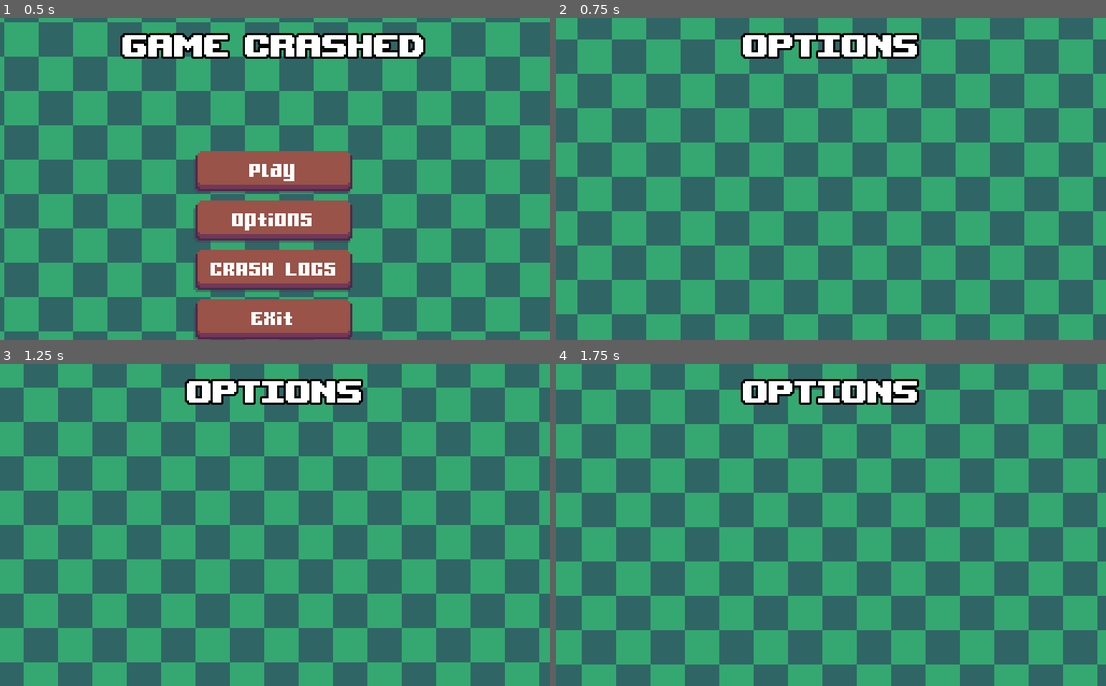
Above: before the commit, frames 1-4 (two rows, left to right).
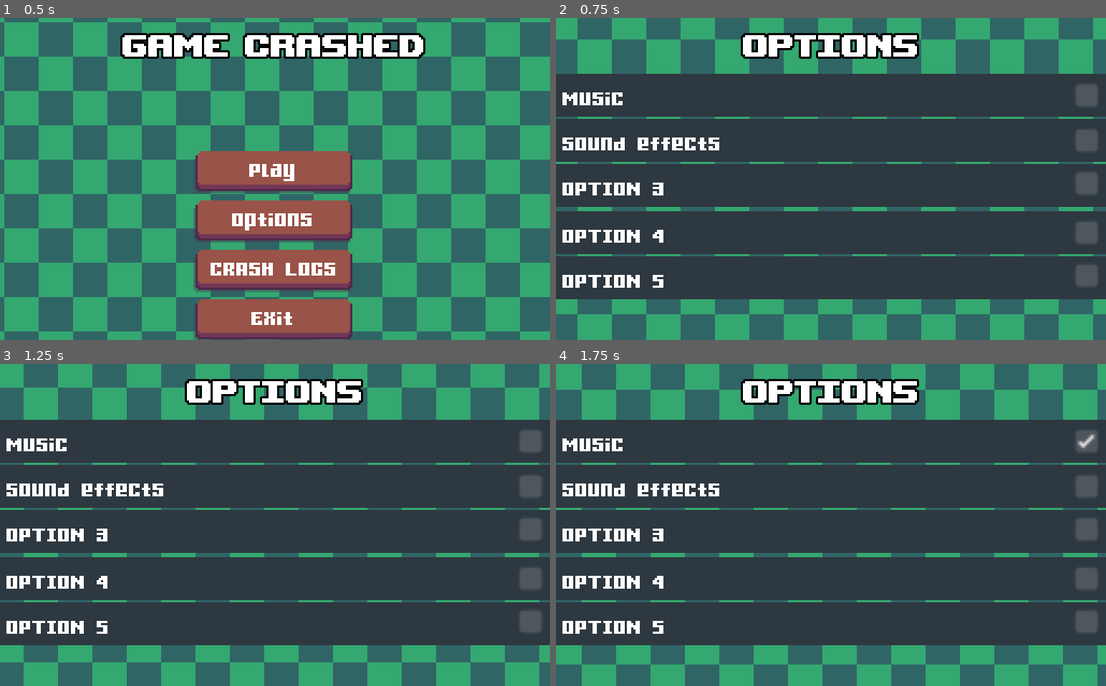
Above: after the commit, the same moments.

Repository: JosefAmbruz/Game-Crashed
Game: Godot game, scene res://src/levels/Main.tscn
Same seed, same stepped clock (60 frames per second), same inputs: the game is played once before the commit and once after it.
Inputs (mouse positions are in pixels of both pictures, inside the frame that each line leads up to):
- Up to frame 1 (0.5 s): no input
- Up to frame 2 (0.75 s): click "Options" at 0.5 s
- Up to frame 3 (1.25 s): no input
- Up to frame 4 (1.75 s): click (1089, 444) at 1.27 s

Frame 1 is identical in both runs. In frame 2, 67% of the frame differs, in the area x 0-100%, y 17-88%; in frame 3, 67%; in frame 4, 67%.

Commit message:
added more crashes

Diff:
--- a/project.godot
+++ b/project.godot
@@ -70,6 +70,11 @@
 "events": [ Object(InputEventKey,"resource_local_to_scene":false,"resource_name":"","device":0,"alt":false,"shift":false,"control":false,"meta":false,"command":false,"pressed":false,"scancode":16777217,"unicode":0,"echo":false,"script":null)
  ]
 }
+mouse_left={
+"deadzone": 0.5,
+"events": [ Object(InputEventMouseButton,"resource_local_to_scene":false,"resource_name":"","device":0,"alt":false,"shift":false,"control":false,"meta":false,"command":false,"button_mask":0,"position":Vector2( 0, 0 ),"global_position":Vector2( 0, 0 ),"factor":1.0,"button_index":1,"pressed":false,"doubleclick":false,"script":null)
+ ]
+}
 
 [rendering]
 
--- a/src/levels/Options.gd
+++ b/src/levels/Options.gd
@@ -1,4 +1,15 @@
 extends "res://src/levels/level_script.gd"
+
+onready var check1 = $Opt1/CheckBox
+onready var check2 = $Opt2/CheckBox
+onready var check3 = $Opt3/CheckBox
+onready var check4 = $Opt4/CheckBox
+onready var check5 = $Opt5/CheckBox
 
 func _ready():
 	pass
+
+func _process(delta: float) -> void:
+	if check1.is_pressed() and check2.is_pressed():
+		GameCrashes.instance_crash_popup("game crashed","unable to play both music and sfx at once", "#006").popup()
+		check2.set_pressed(false)
--- a/src/levels/Options.tscn
+++ b/src/levels/Options.tscn
@@ -1,10 +1,11 @@
-[gd_scene load_steps=7 format=2]
+[gd_scene load_steps=8 format=2]
 
 [ext_resource path="res://assets/GUI/default_theme.tres" type="Theme" id=1]
 [ext_resource path="res://assets/Background/animated_background_resource.tres" type="Texture" id=2]
 [ext_resource path="res://assets/GUI/title_font.tres" type="DynamicFont" id=3]
 [ext_resource path="res://src/levels/Options.gd" type="Script" id=4]
 [ext_resource path="res://src/levels/Main.tscn" type="PackedScene" id=5]
+[ext_resource path="res://src/levels/OptionsItem/Item.tscn" type="PackedScene" id=6]
 
 [sub_resource type="TileSet" id=1]
 0/name = "animated_background_resource.tres 0"
@@ -61,5 +62,51 @@
 
 [node name="GridContainer" type="GridContainer" parent="UI/VBoxContainer"]
 margin_top = 150.0
-margin_right = 256.0
 margin_bottom = 150.0
+size_flags_horizontal = 0
+size_flags_vertical = 0
+
+[node name="Opt1" parent="." instance=ExtResource( 6 )]
+margin_top = -49.1418
+margin_bottom = -29.1418
+
+[node name="Label" parent="Opt1" index="0"]
+text = "Music"
+
+[node name="Opt2" parent="." instance=ExtResource( 6 )]
+margin_top = -27.9124
+margin_bottom = -7.91235
+
+[node name="Label" parent="Opt2" index="0"]
+text = "Sound effects"
+
+[node name="Opt3" parent="." instance=ExtResource( 6 )]
+margin_top = -6.68289
+margin_bottom = 13.3171
+
+[node name="Label" parent="Opt3" index="0"]
+text = "OPTION 3"
+
+[node name="Opt4" parent="." instance=ExtResource( 6 )]
+margin_top = 15.21
+margin_bottom = 35.21
+
+[node name="Label" parent="Opt4" index="0"]
+text = "OPTION 4"
+
+[node name="Opt5" parent="." instance=ExtResource( 6 )]
+margin_top = 36.4394
+margin_bottom = 56.4394
+
+[node name="Label" parent="Opt5" index="0"]
+text = "OPTION 5"
+
+[editable path="Opt1"]
+
+[editable path="Opt2"]
+
+[editable path="Opt3"]
+
+[editable path="Opt4"]
+
+[editable path="Opt5"]
--- /dev/null
+++ b/src/levels/OptionsItem/Item.tscn
@@ -0,0 +1,35 @@
+[gd_scene format=2]
+
+[node name="Panel" type="Panel"]
+anchor_left = 0.5
+anchor_top = 0.5
+anchor_right = 0.5
+anchor_bottom = 0.5
+margin_left = -128.0
+margin_top = -10.0
+margin_right = 128.0
+margin_bottom = 10.0
+size_flags_horizontal = 2
+__meta__ = {
+"_edit_use_anchors_": false
+}
+
+[node name="Label" type="Label" parent="."]
+anchor_top = 0.5
+anchor_bottom = 0.5
+margin_top = -9.0
+margin_right = 46.0
+margin_bottom = 10.0
+text = "BAFJDL"
+__meta__ = {
+"_edit_use_anchors_": false
+}
+
+[node name="CheckBox" type="CheckBox" parent="."]
+anchor_left = 1.0
+anchor_top = 0.5
+anchor_right = 1.0
+anchor_bottom = 0.5
+margin_left = -18.0
+margin_top = -9.5
+margin_bottom = 9.5
--- a/src/levels/game_crashes.gd
+++ b/src/levels/game_crashes.gd
@@ -4,10 +4,10 @@
 	#holding values of crashes
 	"#001" : false, #
 	"#002" : false, #
-	"#003" : false,
-	"#004" : false,
-	"#005" : false,
-	"#006" : false,
+	"#003" : false, #
+	"#004" : false, #
+	"#005" : false, #
+	"#006" : false, #
 	"#007" : false,
 	"#008" : false,
 	"#009" : false,
--- a/src/levels/global_checker.gd
+++ b/src/levels/global_checker.gd
@@ -2,10 +2,13 @@
 
 var window_min = false
 var init_win_size
+var init_win_position
 var completed = false
+var click_count = 0
+
 func _ready() -> void:
 	init_win_size = OS.get_window_size()
-
+	init_win_position = OS.get_window_position()
 func _process(delta: float) -> void:
 	#003
 	if OS.is_window_minimized():
@@ -16,3 +19,13 @@
 		GameCrashes.instance_crash_popup("game crashed","this resolution is not supported by your graphics card", "#004").popup()
 		OS.set_window_size(init_win_size)
 		completed = true
+	#005
+	if OS.get_window_position().x < -600:
+		GameCrashes.instance_crash_popup("game crashed","problem with rendering game window occured", "#005").popup()
+		OS.set_window_position(init_win_position)
+	#007
+	if Input.is_action_just_pressed("mouse_left"):
+		click_count += 1
+	if click_count == 10:
+		GameCrashes.instance_crash_popup("game crashed","mouse button was overloaded!", "#007").popup()
+		click_count += 1
